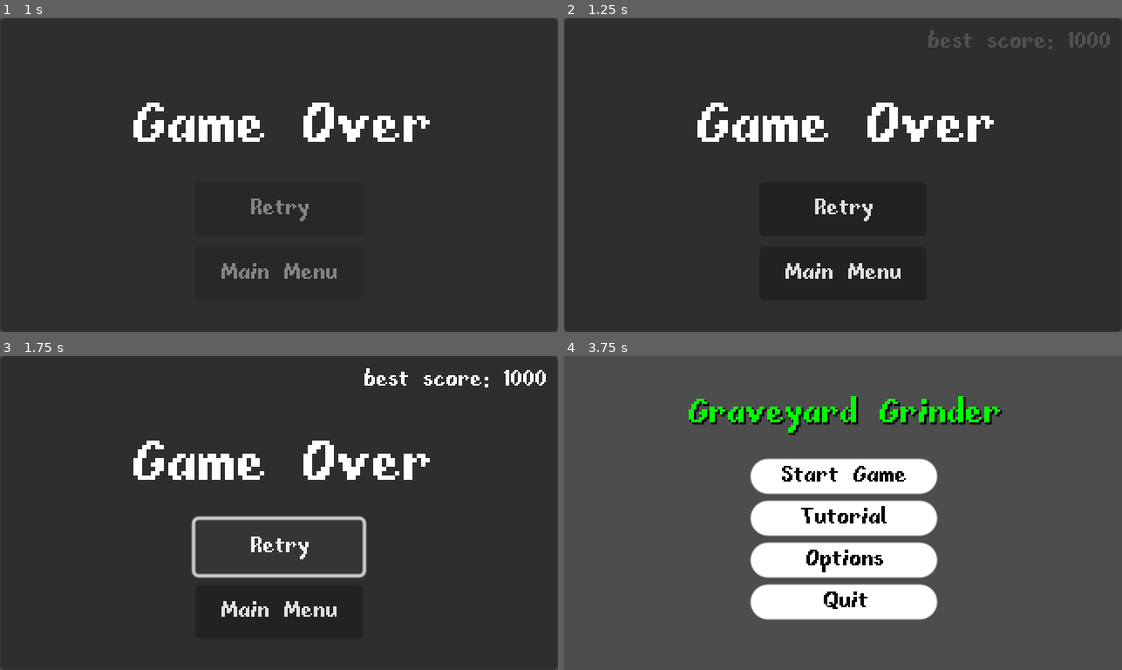
Above: before the commit, frames 1-4 (two rows, left to right).
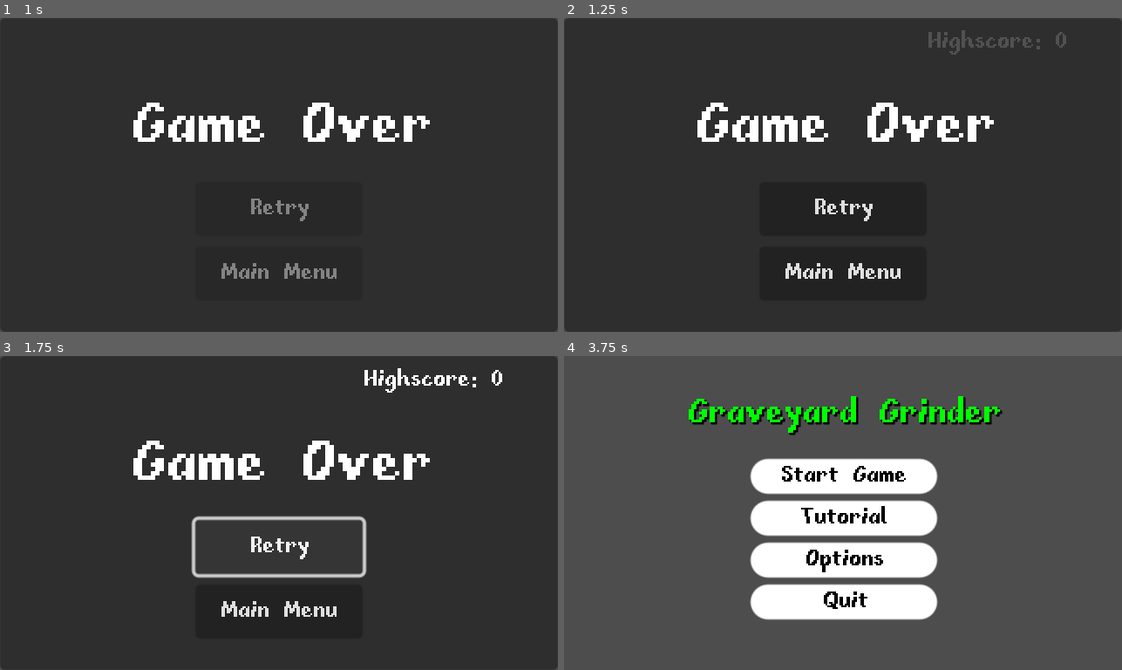
Above: after the commit, the same moments.

Repository: lucasjanta/GraveGrinder
Game: Godot game, scene res://Scenes/Menus/game_over.tscn
The game is run twice, just before and just after one commit, with the same random seed, the same clock (stepped at 60 frames per second) and the same inputs. This scene is started directly instead of the project's main scene.
Inputs (mouse positions are in pixels of both pictures, inside the frame that each line leads up to):
- Up to frame 1 (1 s): tap Enter (ui_accept) at 0.5 s; move the mouse to (401, 159) at 0.52 s; hold D (right) from 0.53 s (still down); hold F from 0.53 s (still down); click (401, 159) at 0.67 s; tap Space (jump) at 0.77 s
- Up to frame 2 (1.25 s): keep holding D (right); keep holding F
- Up to frame 3 (1.75 s): release D (right) at 1.25 s; release F at 1.25 s; click "Retry" at 1.25 s
- Up to frame 4 (3.75 s): click "Retry" at 2 s; click "Retry" at 2.75 s; click "Main Menu" at 3.5 s

Frame 1 is identical in both runs. In frame 2, 0.6% of the frame differs, in the area x 65-98%, y 3-12%; in frame 3, 0.6%; in frame 4, nothing differs.

Commit message:
fixed the highscore on game over screen

Diff:
--- a/Scenes/Menus/game_over.gd
+++ b/Scenes/Menus/game_over.gd
@@ -2,9 +2,11 @@
 
 @onready var animation_player = $AnimationPlayer
 
+@onready var best_score = $"best score"
+
 
 func _ready():
-	pass
+	best_score.text = "Highscore: " + str(int(UI.highscore))
 	#animation_player.play("show_transition")
 
 func _on_retry_pressed():
